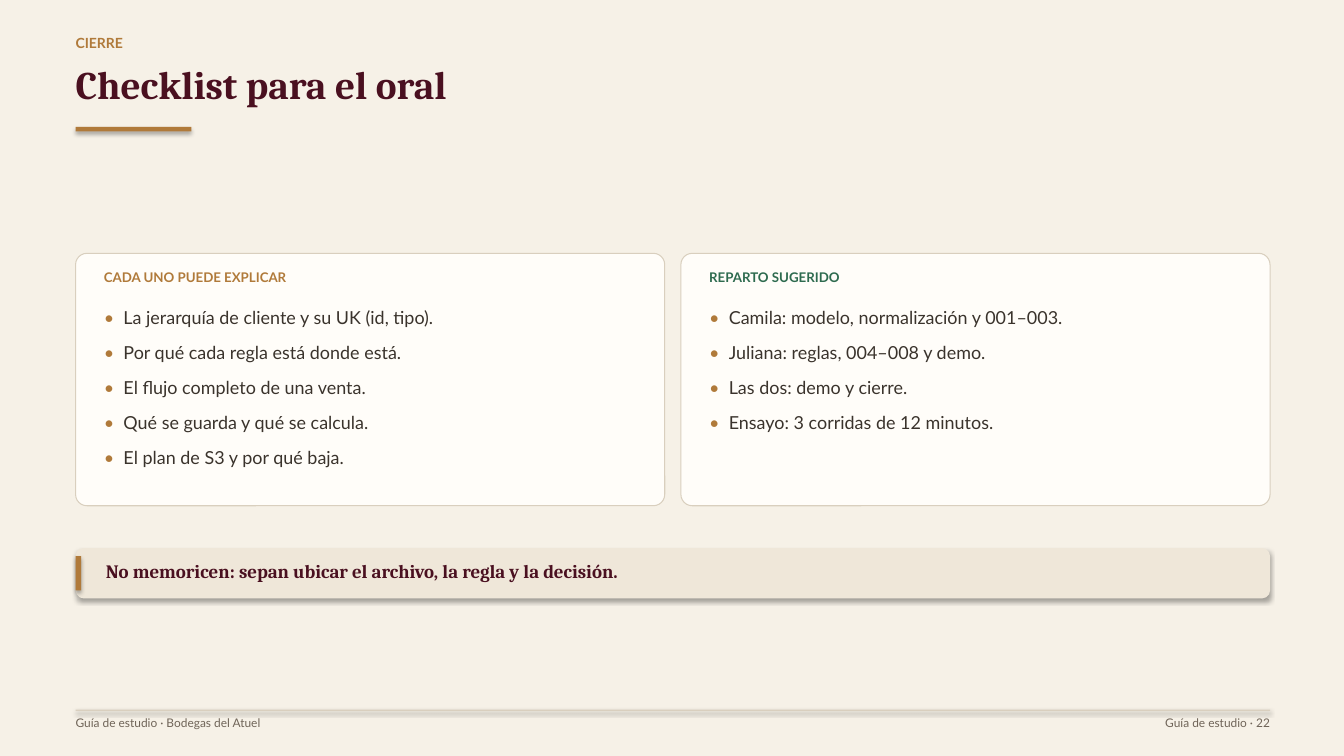
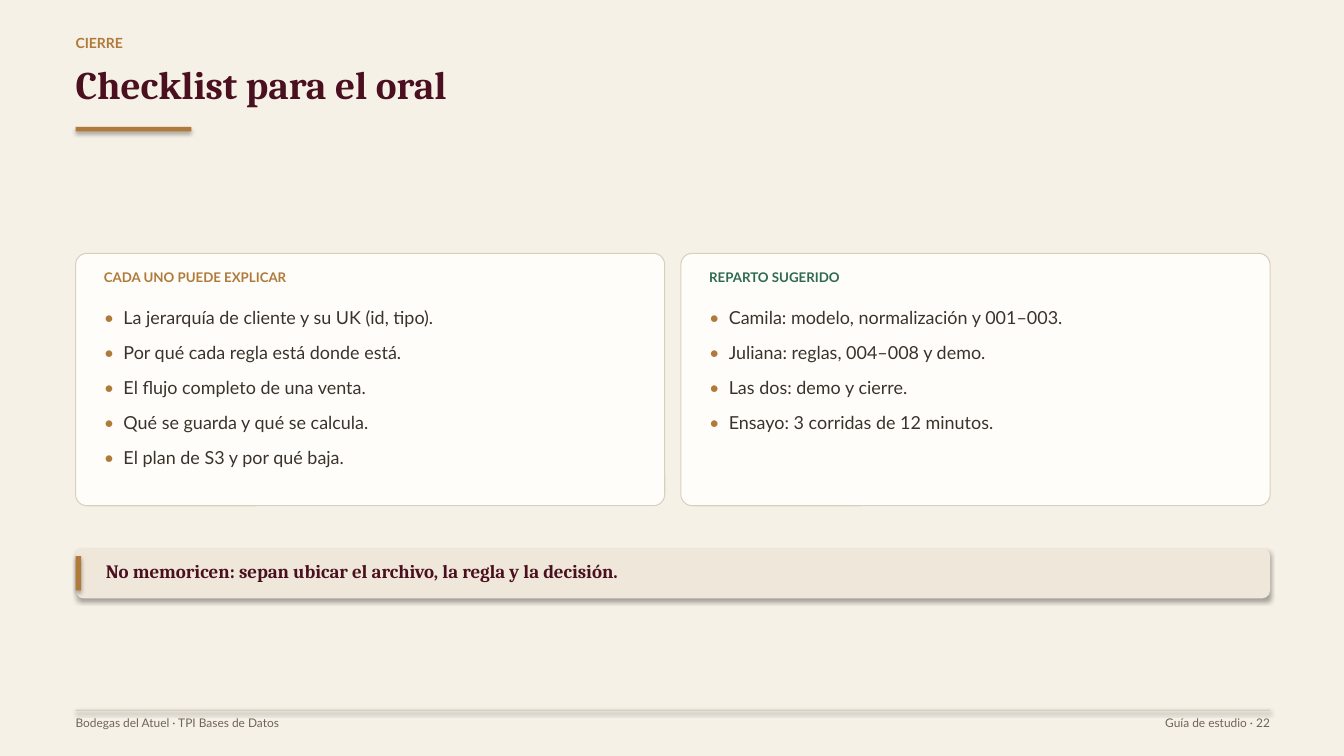
Before and after one commit to camjamardo-create/gestion-bodegas-del-atuel, a slide deck: slide 22 of docs/presentacion/estudio/Bodegas_del_Atuel_Guia_Estudio.pptx. Drawn at 1344x756 pixels with LibreOffice and Linux fonts; fonts in the diff are those of the drawing. Boxes give left, top, right and bottom in pixels: in the first picture for what was removed or moved away, otherwise in the second. Text is boxed around its words. In the diff, an @@ line names an element or a change of style, - is before the commit and + after.

Commit message:
docs(presentacion): ajusta pie de la guia de estudio

```diff
--- a/docs/presentacion/estudio/Bodegas_del_Atuel_Guia_Estudio.pptx
+++ b/docs/presentacion/estudio/Bodegas_del_Atuel_Guia_Estudio.pptx
@@ text at (76, 718, 279, 729): text changed @@
-Guía de estudio · Bodegas del Atuel
+Bodegas del Atuel · TPI Bases de Datos
```
Also in this commit, not shown: 2 other files.
